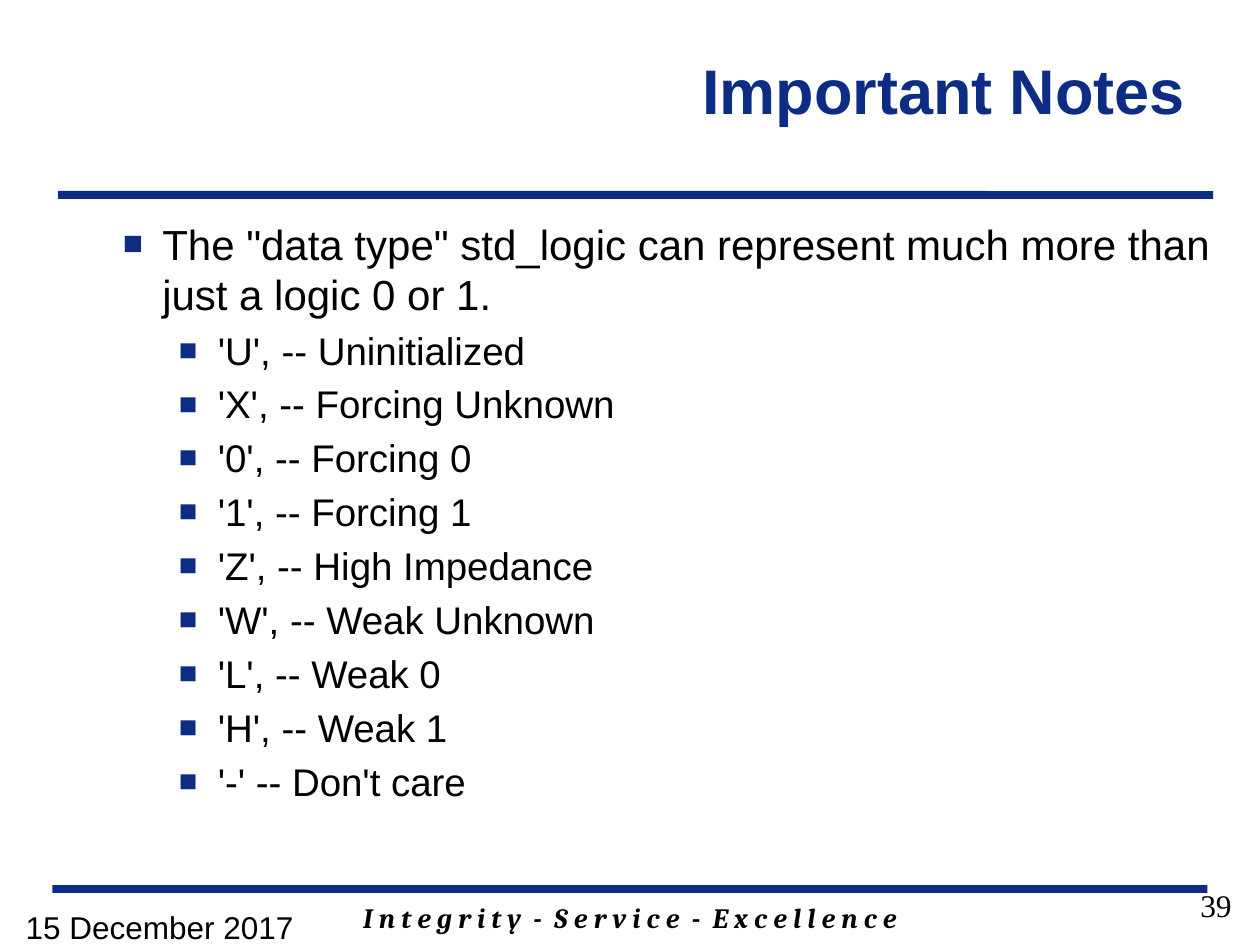
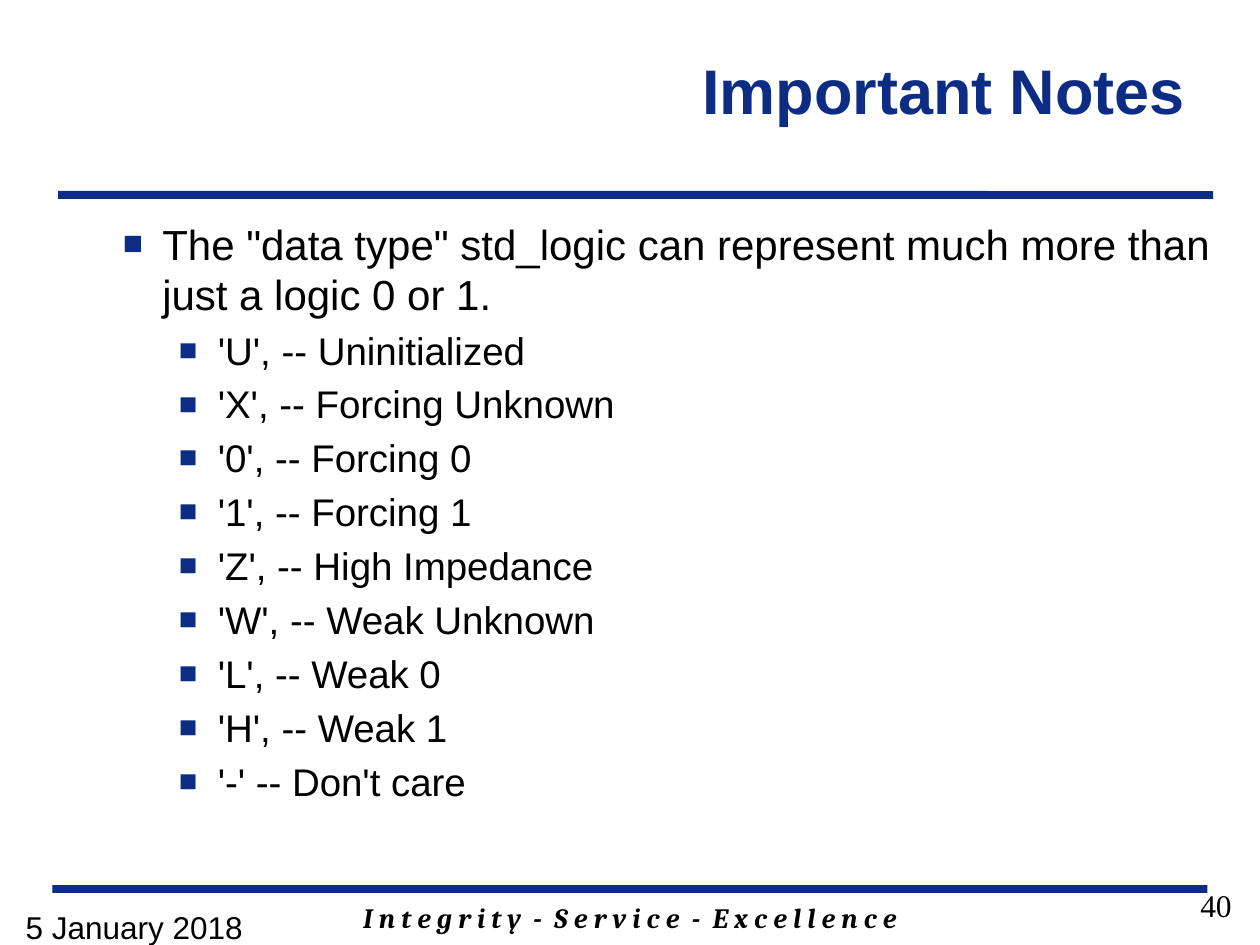
Before and after one commit to GeorgeYork/ECE383_web, a slide deck: slide 40 of lecture/slides/ECE_383_Lec1.pptx (slide 39 before the commit). Drawn at 1260x945 pixels with LibreOffice and Linux fonts; fonts in the diff are those of the drawing; background and template pictures are left out. Boxes give left, top, right and bottom in pixels: in the first picture for what was removed or moved away, otherwise in the second. Text is boxed around its words. In the diff, an @@ line names an element or a change of style, - is before the commit and + after.

```diff
--- a/lecture/slides/ECE_383_Lec1.pptx
+++ b/lecture/slides/ECE_383_Lec1.pptx
@@ page number at [1200, 892, 1231, 918]: text changed @@
-39
+40
@@ text at [26, 917, 243, 945]: text changed @@
-15 December 2017
+5 January 2018
```
Also in this commit, not shown: 4 other slides changed, 3 slides added, 2 slides removed.
